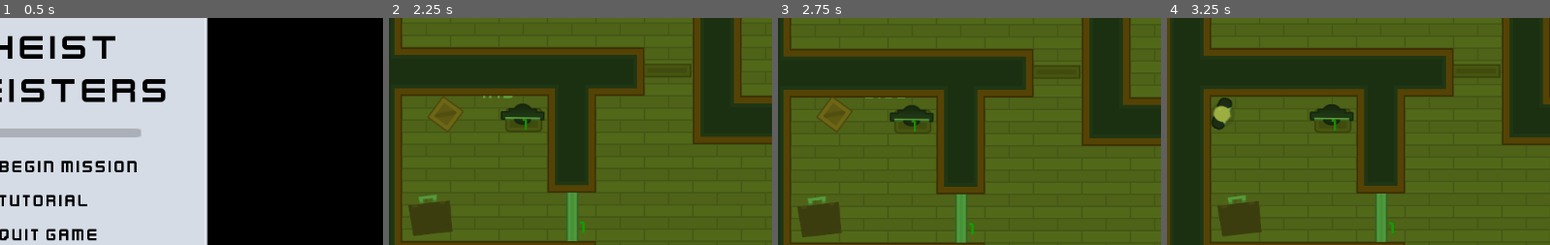
Above: before the commit, frames 1-4 (left to right).
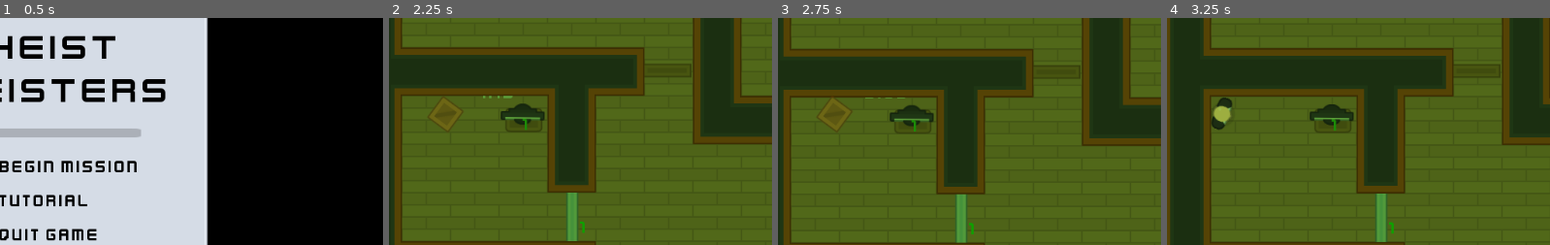
Above: after the commit, the same moments.

Repository: ColinJWright/HeistMeisters
Game: Godot game, scene res://Levels/Lobby.tscn
Two runs of this game, one before a commit and one after it. Both use one fixed random seed, a clock stepped at 60 frames per second and the inputs below.
Inputs (mouse positions are % of the whole screen's width and height, from its top left):
- Up to frame 1 (0.5 s): no input
- Up to frame 2 (2.25 s): click (40, 62) at 0.5 s; tap Enter at 1.25 s; move the mouse to (78, 33) at 1.27 s; hold W (move_up) from 1.28 s (still down); tap E (toggle_disguise) at 1.35 s; click (78, 33) at 1.42 s; move the mouse to (66, 71) at 2.02 s; tap Space (toggle_vision_mode) at 2.1 s; click (66, 71) at 2.17 s
- Up to frame 3 (2.75 s): keep holding W (move_up)
- Up to frame 4 (3.25 s): tap Space (toggle_vision_mode) at 2.75 s; move the mouse to (59, 56) at 2.77 s; release W (move_up) at 2.78 s; hold A (move_left) from 2.78 s (still down); tap E (toggle_disguise) at 2.85 s; click (59, 56) at 2.92 s
The pictures show only the part of the screen within x 42-92%, y 29-79%; the shares and areas given below are measured in that part.

Frame 1 is identical in both runs. In frame 2, 1.5% of the frame differs, in the area x 5-17%, y 77-97%; in frame 3, 1.5%; in frame 4, 1.5%.
Error in both runs: Invalid get index '0' (on base: 'PoolVector2Array'). (res://Characters/NPCs/Guard.gd:23)

Commit message:
Moved the Briefcase in Level 1

Diff:
--- a/Levels/Level1.tscn
+++ b/Levels/Level1.tscn
@@ -37,7 +37,7 @@
 [node name="Loot" type="Node" parent="." index="3"]
 
 [node name="Briefcase" parent="Loot" index="0" instance=ExtResource( 7 )]
-position = Vector2( 165.463, 285.671 )
+position = Vector2( 909.906, -278.013 )
 
 [node name="SecurityCamera" parent="SecurityCameras" index="0" instance=ExtResource( 2 )]
 position = Vector2( 143.257, 519.906 )
